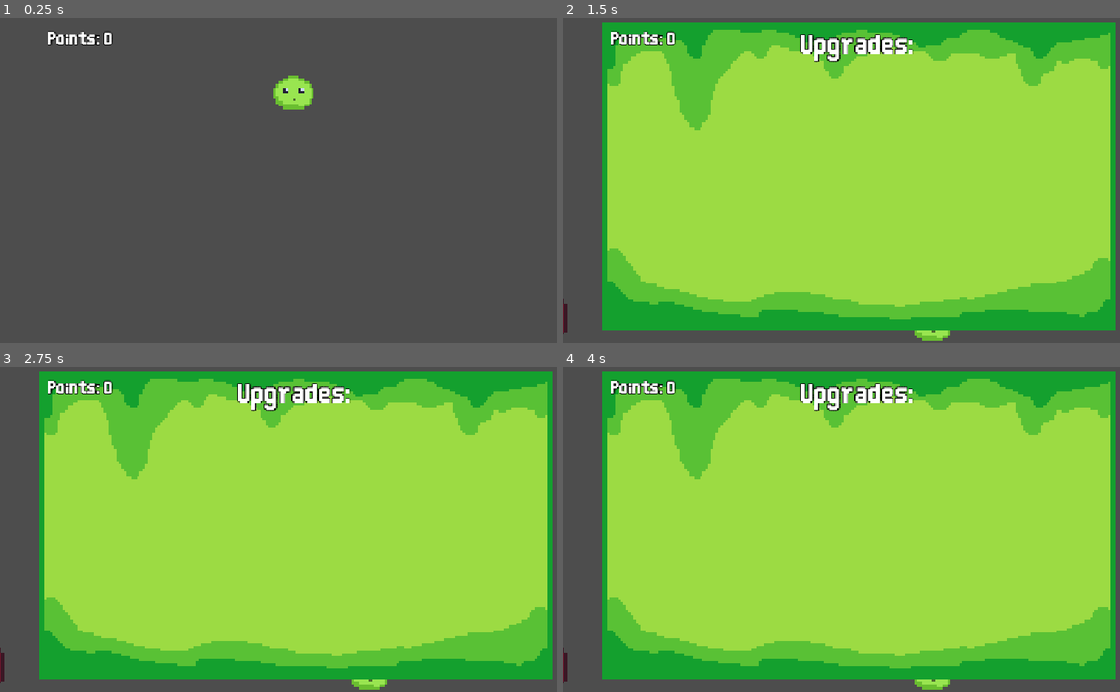
Above: before the commit, frames 1-4 (two rows, left to right).
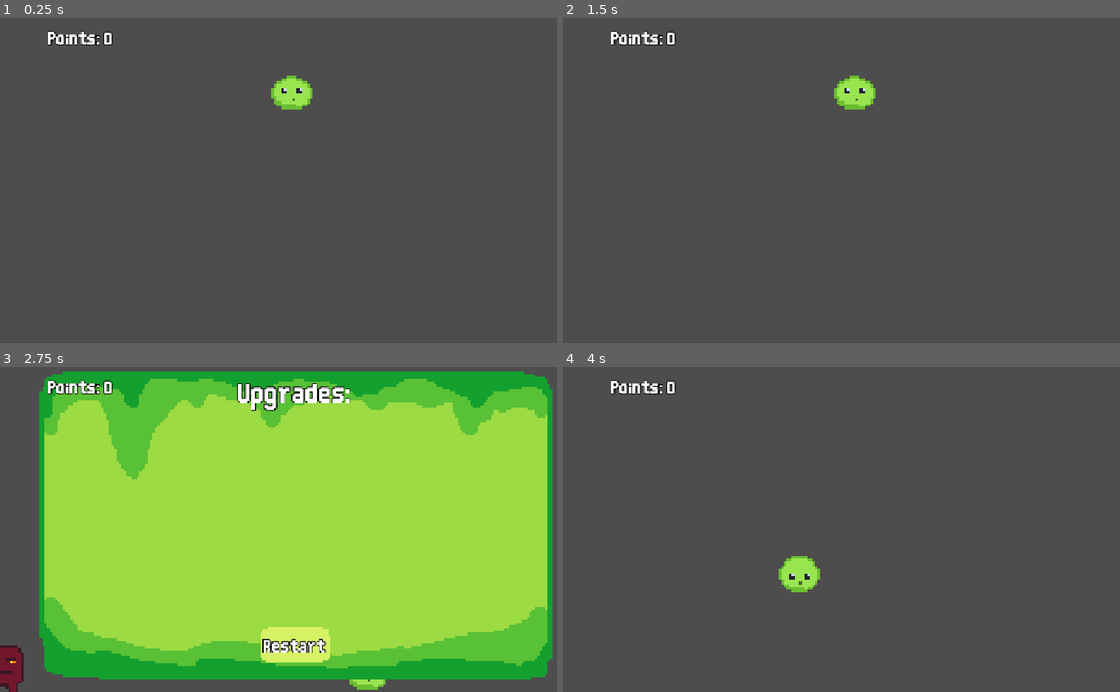
Above: after the commit, the same moments.

Repository: gnampfkuchen-oss/King-of-Blob
Game: Godot game, scene res://Scenes/main.tscn
Two runs of this game, one before a commit and one after it. Both use one fixed random seed, a clock stepped at 60 frames per second and the inputs below.
Inputs (mouse positions are in pixels of both pictures, inside the frame that each line leads up to):
- Up to frame 1 (0.25 s): no input
- Up to frame 2 (1.5 s): tap Enter at 0.5 s; hold Right (right) 0.53-1.25 s; click (858, 294) at 1.25 s, where only the run after the commit has a clickable "Restart"
- Up to frame 3 (2.75 s): tap Space at 2 s; hold Right (right) from 2.03 s (still down)
- Up to frame 4 (4 s): release Right (right) at 2.75 s; click (858, 643) at 2.75 s, where only the run after the commit has a clickable "Restart"; tap Enter at 3.5 s; hold Left (left) from 3.53 s (still down)

The runs differ from the first frame. In frame 1, 0.1% of the frame differs, in the area x 48-57%, y 17-29%; in frame 2, 87%, in the area x 0-100%, y 1-100%; in frame 3, 2.5%; in frame 4, 87%.

Commit message:
sefwefcaweve

Diff:
--- a/new-game-project/Scenes/main.tscn
+++ b/new-game-project/Scenes/main.tscn
@@ -36,7 +36,7 @@
 autostart = true
 
 [node name="Player" parent="." unique_id=83968270 instance=ExtResource("1_jjgbg")]
-position = Vector2(553, 180)
+position = Vector2(550, 180)
 
 [node name="Spawner R" type="Node2D" parent="." unique_id=526468442]
 position = Vector2(1219, 640)
@@ -54,3 +54,4 @@
 [connection signal="dead" from="Player" to="." method="_on_player_dead"]
 [connection signal="point" from="Player" to="." method="_on_player_point"]
 [connection signal="timeout" from="Spawner R/Timer" to="Spawner R" method="_on_timer_timeout"]
+[connection signal="restart" from="UI" to="." method="_on_ui_restart"]
--- a/new-game-project/Scenes/ui.tscn
+++ b/new-game-project/Scenes/ui.tscn
@@ -3,6 +3,7 @@
 [ext_resource type="FontFile" uid="uid://b65vgsjbe3pqt" path="res://Assets/Thin Sans.ttf" id="1_jxero"]
 [ext_resource type="Script" uid="uid://c2yqybr8u0cd" path="res://Scripts/ui.gd" id="1_nf4gj"]
 [ext_resource type="Texture2D" uid="uid://ciqkc75xfgten" path="res://Assets/Graphics/menu.png" id="2_qdvrb"]
+[ext_resource type="Texture2D" uid="uid://17xhtwgobxm3" path="res://Assets/Graphics/Restart.png" id="4_2246s"]
 
 [node name="UI" type="CanvasLayer" unique_id=299683093]
 process_mode = 3
@@ -71,3 +72,26 @@
 text = "Upgrades:"
 horizontal_alignment = 1
 vertical_alignment = 1
+
+[node name="Restart" type="Button" parent="." unique_id=1705159630]
+anchors_preset = -1
+offset_left = 504.0
+offset_top = 512.0
+offset_right = 648.0
+offset_bottom = 600.0
+icon = ExtResource("4_2246s")
+flat = true
+expand_icon = true
+
+[node name="Label" type="Label" parent="Restart" unique_id=2003350923]
+layout_mode = 0
+offset_left = 9.0
+offset_top = 19.0
+offset_right = 132.0
+offset_bottom = 69.0
+theme_override_constants/outline_size = 6
+theme_override_fonts/font = ExtResource("1_jxero")
+theme_override_font_sizes/font_size = 20
+text = "Restart"
+
+[connection signal="pressed" from="Restart" to="." method="_on_restart_pressed"]
--- a/new-game-project/Scripts/main.gd
+++ b/new-game-project/Scripts/main.gd
@@ -15,8 +15,14 @@
 func _on_player_dead() -> void:
 	$UI/Upgrades.show()
 	$UI/Title.show()
+	$UI/Restart.show()
 	get_tree().paused = true
 
 
 func _on_player_point() -> void:
 	points += 1
+
+
+func _on_ui_restart() -> void:
+	get_tree().paused = false
+	get_tree().reload_current_scene()
--- a/new-game-project/Scripts/player.gd
+++ b/new-game-project/Scripts/player.gd
@@ -50,7 +50,7 @@
 		bouncefunc(750)
 		point.emit()
 	elif area.is_in_group("enemy3"):
-		bouncefunc(600)
+		bouncefunc(500)
 		point.emit()
 
 
--- a/new-game-project/Scripts/ui.gd
+++ b/new-game-project/Scripts/ui.gd
@@ -1,12 +1,18 @@
 extends CanvasLayer
 
+signal restart
 
 # Called when the node enters the scene tree for the first time.
 func _ready() -> void:
 	$Upgrades.hide()
 	$Title.hide()
+	$Restart.hide()
 
 
 # Called every frame. 'delta' is the elapsed time since the previous frame.
 func _process(delta: float) -> void:
 	pass
+
+
+func _on_restart_pressed() -> void:
+	restart.emit()
Binary file added: new-game-project/Assets/Graphics/Restart.png
Not shown, added: new-game-project/Assets/Graphics/Restart.png.import
Binary file changed: new-game-project/Assets/Graphics/menu.png
